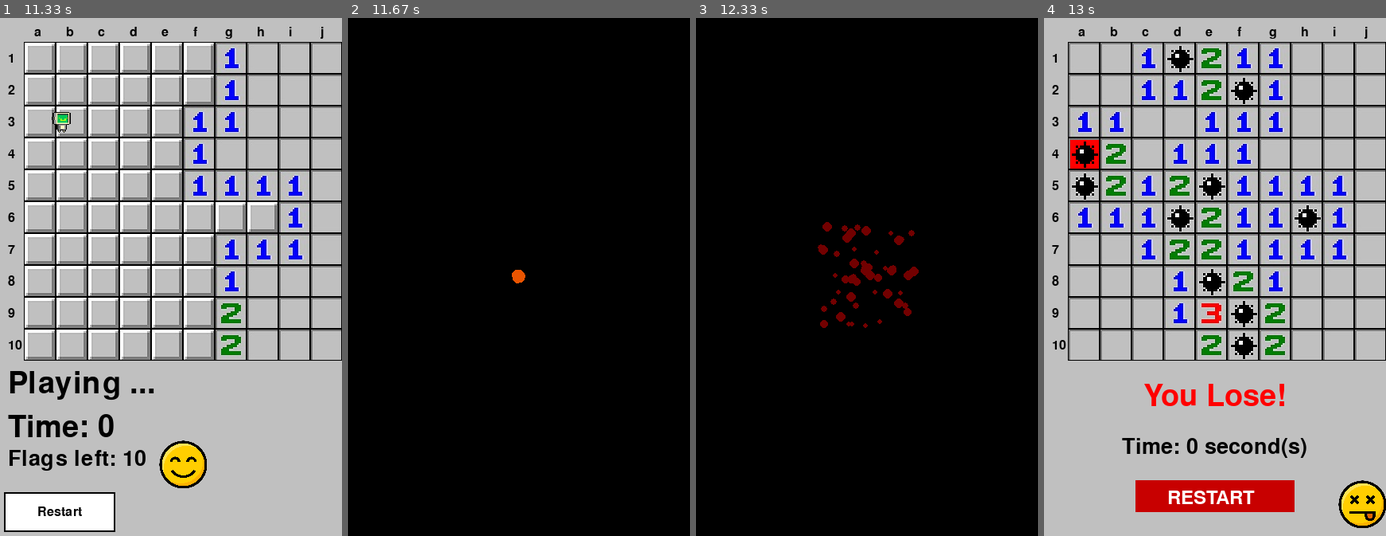
Above: before the commit, frames 1-4 (left to right).
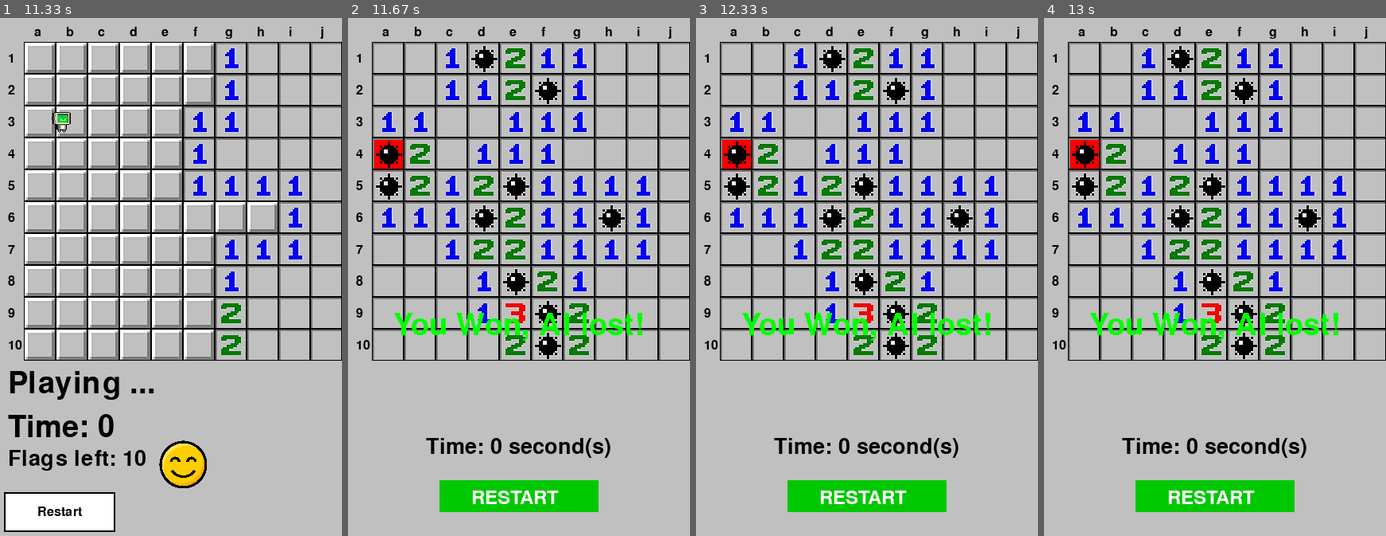
Above: after the commit, the same moments.

Repository: ColinTreanor/581Minesweeper2025
Game: pygame game, started from pygame_main.py
Same seed, same stepped clock (60 frames per second), same inputs: the game is played once before the commit and once after it.
Inputs (mouse positions are in pixels of both pictures, inside the frame that each line leads up to):
- Up to frame 1 (11.33 s): click (218, 411) at 0.38 s; click (232, 131) at 0.72 s; click (259, 318) at 1.05 s; click (171, 494) at 2.55 s; click (256, 199) at 2.88 s; click (256, 235) at 3.22 s; click (171, 447) at 3.55 s; click (287, 235) at 3.88 s; click (205, 142) at 4.22 s; click (95, 323) at 5.22 s; click (171, 494) at 6.62 s; click (171, 463) at 6.95 s; click (174, 266) at 7.28 s; right-click (194, 220) at 7.62 s; click (102, 194) at 7.95 s; click (171, 494) at 10.18 s; click (171, 302) at 10.52 s; click (215, 447) at 10.85 s; click (273, 126) at 11.18 s
- Up to frame 2 (11.67 s): click (402, 90) at 11.52 s
- Up to frame 3 (12.33 s): no input
- Up to frame 4 (13 s): no input

Frame 1 is identical in both runs. In frame 2, 92% of the frame differs, in the area x 0-100%, y 0-100%; in frame 3, 92%; in frame 4, 5.5%.

Commit message:
Fixed visual bugs and added correct win conditions

Diff:
--- a/UI_engine.py
+++ b/UI_engine.py
@@ -419,6 +419,7 @@
                 )
                 if done:
                     board.RevealSpace((r, c))
+                    board.ai_turn = False
                     board.prev_click = None  # back to sentinel after we finish the move
                     UIEngine._DrawAgent(surface, UIEngine.agent_pos[0], UIEngine.agent_pos[1])
             else:
@@ -440,7 +441,12 @@
         surface.fill(START_BG_COLOR)
         UIEngine.DisplayEndGameBoard(surface, board)
         WinFont = pygame.font.SysFont(None, 56)
-        WinText = 'You WIN!'
+        if board.game_mode == GameMode.SINGLE_PLAYER:
+            WinText = "You Won!"
+        elif board.game_mode == GameMode.MULTIPLAYER:
+            WinText = "You Won, AI lost!"
+        elif board.game_mode == GameMode.AUTO_SOLVER:
+            WinText = "Autosolved!"
         WinTextSurface = WinFont.render(WinText, False, GREEN)
         WinTextSize = WinFont.size(WinText)
         mid_font = pygame.font.SysFont(None, 40)
@@ -454,7 +460,7 @@
         surface.blit(emoji_win, emoji_rect) """
         return
 
-    def DisplayLoseScreen(surface : pygame.display, board, time):
+    def DisplayLoseScreen(surface : pygame.display, board : Board, time):
         """Render the lose screen.
             Plays explosion animation (once), draws final board with mines
             revealed, and shows defeat message.
@@ -471,8 +477,13 @@
 
         surface.fill(START_BG_COLOR)
         font = pygame.font.Font(None, 56)
-        UIEngine.DisplayEndGameBoard(surface, board);
-        text = font.render("You Lose!", True, RED)
+        UIEngine.DisplayEndGameBoard(surface, board)
+        if board.game_mode == GameMode.SINGLE_PLAYER:
+            text = font.render("You Lose!", True, RED)
+        elif board.game_mode == GameMode.MULTIPLAYER:
+            text = font.render("You Lose, AI beat you!", True, RED)
+        elif board.game_mode == GameMode.AUTO_SOLVER:
+            text = font.render("The AI hit a mine!", True, RED)
         text_rect = text.get_rect(center=(SCREEN_WIDTH/2, SCREEN_HEIGHT/2  + 150))
         mid_font = pygame.font.SysFont(None, 40)
         time_display = mid_font.render(f"Time: {time} second(s)", True, BLACK)
@@ -555,8 +566,8 @@
 
         UIEngine._DrawAgent(surface, prev_coords[0], prev_coords[1])
         UIEngine.agent_pos = prev_coords
-        print(done)
-        print(prev_coords)
+        # print(done)
+        # print(prev_coords)
         return done
 
     def UpdateGameModeButton(board):
--- a/board.py
+++ b/board.py
@@ -117,6 +117,7 @@
         # Game mode settings
         self.game_mode: GameMode = GameMode.SINGLE_PLAYER
         self.agent_difficulty: AgentDifficulty = AgentDifficulty.EASY
+        self.ai_turn = False
 
         # Reset the UI dropdown to match the reset difficulty
         import button as ButtonClass
@@ -290,7 +291,13 @@
                 # Player hit a mine - game over
                 self.visible_board[spaceIdx[0]][spaceIdx[1]] = BoardPiece.MINE  # Show the mine
                 self.StartTime = time.get_ticks() - self.StartTime  # Calculate final game time
-                self.state = GameState.LOSE_SCREEN  # Set game state to loss
+                if self.game_mode == GameMode.SINGLE_PLAYER or self.game_mode == GameMode.AUTO_SOLVER:
+                    self.state = GameState.LOSE_SCREEN  # Set game state to loss
+                else:
+                    if self.ai_turn:
+                        self.state = GameState.WIN_SCREEN
+                    else:
+                        self.state = GameState.LOSE_SCREEN
                 return True  # Return True indicating successful reveal (even though it's a mine)
 
             case BoardPiece.ZERO:
@@ -304,7 +311,13 @@
 
                 # Check if revealing this area completed the game
                 if(self.CheckWin()):
-                    self.state = GameState.WIN_SCREEN  # Set game state to victory
+                    if self.game_mode == GameMode.SINGLE_PLAYER or self.game_mode == GameMode.AUTO_SOLVER:
+                        self.state = GameState.WIN_SCREEN  # Set game state to victory
+                    else:
+                        if self.ai_turn:
+                            self.state = GameState.LOSE_SCREEN
+                        else:
+                            self.state = GameState.WIN_SCREEN
                     self.StartTime = time.get_ticks() - self.StartTime  # Calculate final game time
                     return True  # Return True indicating successful reveal
 
@@ -316,7 +329,13 @@
 
                 # Check if this revelation completed the game
                 if(self.CheckWin()):
-                    self.state = GameState.WIN_SCREEN  # Set game state to victory
+                    if self.game_mode == GameMode.SINGLE_PLAYER or self.game_mode == GameMode.AUTO_SOLVER:
+                        self.state = GameState.WIN_SCREEN  # Set game state to victory
+                    else:
+                        if self.ai_turn:
+                            self.state = GameState.LOSE_SCREEN
+                        else:
+                            self.state = GameState.WIN_SCREEN
                     self.StartTime = time.get_ticks() - self.StartTime  # Calculate final game time
                     return True  # Return True indicating successful reveal
 
--- a/event_handler.py
+++ b/event_handler.py
@@ -97,10 +97,11 @@
                                 game.state = GameState.PLAYING
                                 # For auto-solver mode, make the first move to start the board generation
                                 if game.game_mode == GameMode.AUTO_SOLVER:
+                                    print('game mode autosolver')
                                     # Make an initial random move to generate the board
                                     import random
                                     first_move = (random.randint(0, game.board_size-1), random.randint(0, game.board_size-1))
-                                    game.move_agent(first_move)
+                                    game.RevealSpace(first_move)
                             case ButtonClass.ButtonTypes.GAME_MODE_TOGGLE:
                                 EventHandler._CycleGameMode(game)
                         break
@@ -120,6 +121,7 @@
                         r = gy // CELL_SIZE
                         space_revealed = game.RevealSpace((r, c))
                         if space_revealed:
+                            game.ai_turn = True
                             # Map bot difficulty to numeric values for Agent class
 
                             difficulty_map = {
@@ -132,7 +134,7 @@
                             if agent_move:  # Check if agent found a valid move
                                 x_agent, y_agent = agent_move
                                 game.move_agent((x_agent, y_agent))
-                                #game.RevealSpace((x_agent, y_agent))
+                                # game.RevealSpace((x_agent, y_agent))
 
 
                 if (game.state == GameState.PLAYING):
@@ -237,7 +239,7 @@
             # Make the move and update agent position if it exists
             if hasattr(game, 'move_agent'):
                 game.move_agent((x_agent, y_agent))
-            game.RevealSpace((x_agent, y_agent))
+            # game.RevealSpace((x_agent, y_agent))
             return True
 
         return False
